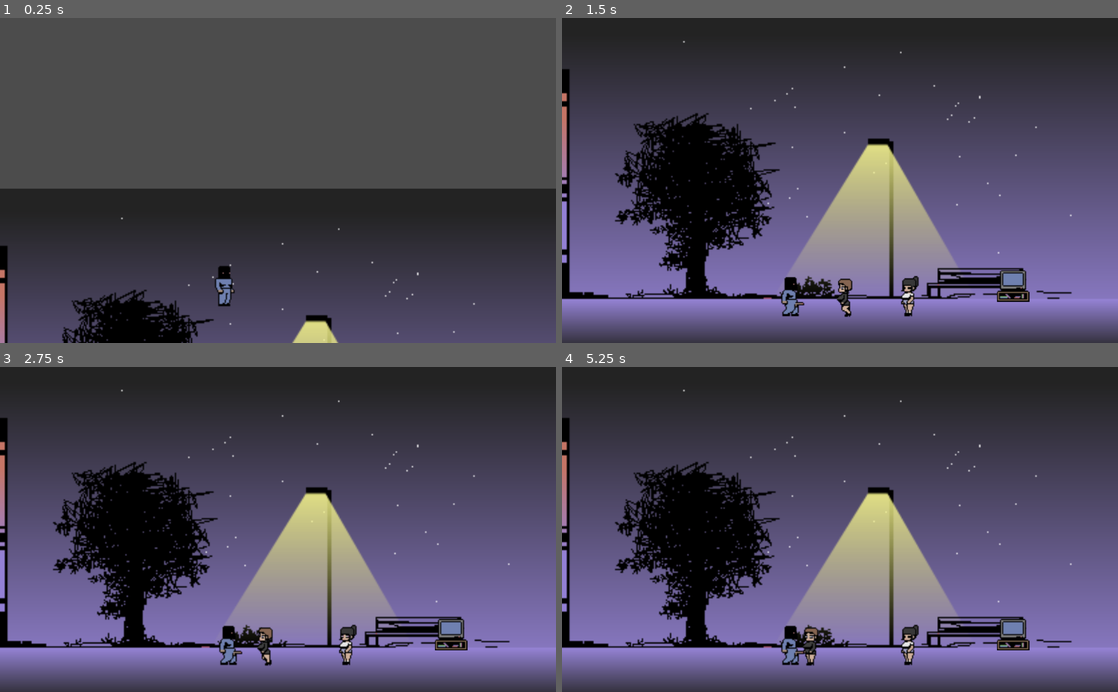
Above: before the commit, frames 1-4 (two rows, left to right).
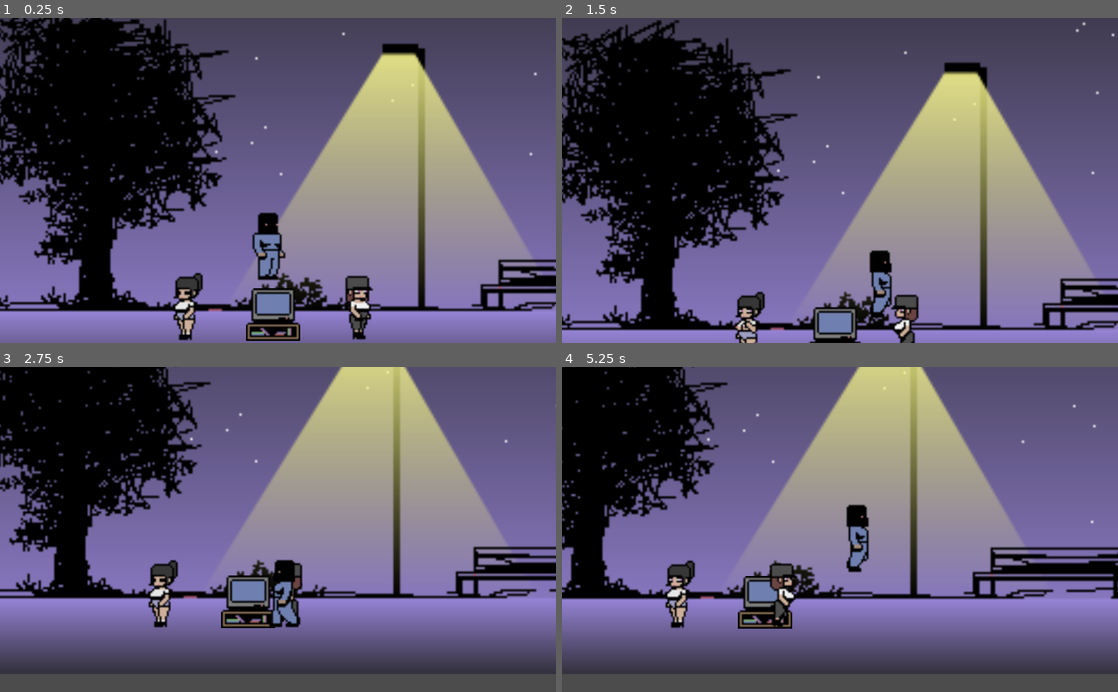
Above: after the commit, the same moments.

Repository: DanteAmano/manyak-game
Game: Godot game, scene res://scenes/train.tscn
The game is run twice, just before and just after one commit, with the same random seed, the same clock (stepped at 60 frames per second) and the same inputs.
Inputs:
- Up to frame 1 (0.25 s): no input
- Up to frame 2 (1.5 s): tap Enter at 0.5 s; hold D (ui_right, bound only after the commit) from 0.53 s (still down); tap W (ui_up, bound only after the commit) at 0.6, 0.77, 1.07 s; tap E (thing_pull_out) at 1.35 s
- Up to frame 3 (2.75 s): tap W (ui_up, bound only after the commit) at 1.52, 1.55, 1.82, 2.1 s; release D (ui_right, bound only after the commit) at 2.03 s; hold A (ui_left, bound only after the commit) from 2.03 s (still down)
- Up to frame 4 (5.25 s): release A (ui_left, bound only after the commit) at 2.78 s; hold D (ui_right, bound only after the commit) 2.78-4.28 s; tap E (thing_pull_out) at 2.85, 4.35 s; tap W (ui_up, bound only after the commit) at 3.02, 3.05, 3.32, 3.6, 3.77, 4.07, 4.52, 4.55, 4.82, 5.1 s; hold A (ui_left, bound only after the commit) 4.28-5.03 s; hold D (ui_right, bound only after the commit) from 5.03 s (still down)

The runs differ from the first frame. In frame 1, 89% of the frame differs, in the area x 0-100%, y 0-100%; in frame 2, 72%; in frame 3, 90%; in frame 4, 91%.

Commit message:
changed sprites

Diff:
--- a/sources/project.godot
+++ b/sources/project.godot
@@ -32,24 +32,48 @@
 
 [input]
 
+ui_left={
+"deadzone": 0.5,
+"events": [ Object(InputEventKey,"resource_local_to_scene":false,"resource_name":"","device":0,"alt":false,"shift":false,"control":false,"meta":false,"command":false,"pressed":false,"scancode":65,"physical_scancode":0,"unicode":0,"echo":false,"script":null)
+, Object(InputEventJoypadButton,"resource_local_to_scene":false,"resource_name":"","device":0,"button_index":14,"pressure":0.0,"pressed":false,"script":null)
+ ]
+}
+ui_right={
+"deadzone": 0.5,
+"events": [ Object(InputEventKey,"resource_local_to_scene":false,"resource_name":"","device":0,"alt":false,"shift":false,"control":false,"meta":false,"command":false,"pressed":false,"scancode":68,"physical_scancode":0,"unicode":0,"echo":false,"script":null)
+, Object(InputEventJoypadButton,"resource_local_to_scene":false,"resource_name":"","device":0,"button_index":15,"pressure":0.0,"pressed":false,"script":null)
+ ]
+}
+ui_up={
+"deadzone": 0.5,
+"events": [ Object(InputEventKey,"resource_local_to_scene":false,"resource_name":"","device":0,"alt":false,"shift":false,"control":false,"meta":false,"command":false,"pressed":false,"scancode":87,"physical_scancode":0,"unicode":0,"echo":false,"script":null)
+, Object(InputEventJoypadButton,"resource_local_to_scene":false,"resource_name":"","device":0,"button_index":12,"pressure":0.0,"pressed":false,"script":null)
+ ]
+}
+ui_down={
+"deadzone": 0.5,
+"events": [ Object(InputEventKey,"resource_local_to_scene":false,"resource_name":"","device":0,"alt":false,"shift":false,"control":false,"meta":false,"command":false,"pressed":false,"scancode":83,"physical_scancode":0,"unicode":0,"echo":false,"script":null)
+, Object(InputEventJoypadButton,"resource_local_to_scene":false,"resource_name":"","device":0,"button_index":13,"pressure":0.0,"pressed":false,"script":null)
+ ]
+}
 ui_dragging={
 "deadzone": 0.5,
-"events": [ Object(InputEventKey,"resource_local_to_scene":false,"resource_name":"","device":0,"alt":false,"shift":false,"control":false,"meta":false,"command":false,"pressed":false,"scancode":81,"unicode":0,"echo":false,"script":null)
+"events": [ Object(InputEventKey,"resource_local_to_scene":false,"resource_name":"","device":0,"alt":false,"shift":false,"control":false,"meta":false,"command":false,"pressed":false,"scancode":16777352,"physical_scancode":0,"unicode":0,"echo":false,"script":null)
  ]
 }
 ui_grab={
 "deadzone": 0.5,
-"events": [ Object(InputEventKey,"resource_local_to_scene":false,"resource_name":"","device":0,"alt":false,"shift":false,"control":false,"meta":false,"command":false,"pressed":false,"scancode":87,"unicode":0,"echo":false,"script":null)
+"events": [ Object(InputEventKey,"resource_local_to_scene":false,"resource_name":"","device":0,"alt":false,"shift":false,"control":false,"meta":false,"command":false,"pressed":false,"scancode":16777351,"physical_scancode":0,"unicode":0,"echo":false,"script":null)
  ]
 }
 thing_pull_out={
 "deadzone": 0.5,
-"events": [ Object(InputEventKey,"resource_local_to_scene":false,"resource_name":"","device":0,"alt":false,"shift":false,"control":false,"meta":false,"command":false,"pressed":false,"scancode":69,"unicode":0,"echo":false,"script":null)
+"events": [ Object(InputEventKey,"resource_local_to_scene":false,"resource_name":"","device":0,"alt":false,"shift":false,"control":false,"meta":false,"command":false,"pressed":false,"scancode":69,"physical_scancode":0,"unicode":0,"echo":false,"script":null)
  ]
 }
 ui_fuck={
 "deadzone": 0.5,
-"events": [ Object(InputEventKey,"resource_local_to_scene":false,"resource_name":"","device":0,"alt":false,"shift":false,"control":false,"meta":false,"command":false,"pressed":false,"scancode":82,"unicode":0,"echo":false,"script":null)
+"events": [ Object(InputEventKey,"resource_local_to_scene":false,"resource_name":"","device":0,"alt":false,"shift":false,"control":false,"meta":false,"command":false,"pressed":false,"scancode":16777353,"physical_scancode":0,"unicode":0,"echo":false,"script":null)
  ]
 }
 
--- a/sources/scenes/Player.tscn
+++ b/sources/scenes/Player.tscn
@@ -28,15 +28,10 @@
 
 [sub_resource type="CapsuleShape2D" id=1]
 radius = 6.45203
-height = 23.6376
+height = 23.0959
 
 [sub_resource type="SpriteFrames" id=2]
 animations = [ {
-"frames": [ ExtResource( 22 ) ],
-"loop": true,
-"name": "idle",
-"speed": 5.0
-}, {
 "frames": [ ExtResource( 12 ), ExtResource( 13 ), ExtResource( 23 ) ],
 "loop": true,
 "name": "dragging",
@@ -60,6 +55,11 @@
 "frames": [ ExtResource( 9 ) ],
 "loop": true,
 "name": "grab",
+"speed": 5.0
+}, {
+"frames": [ ExtResource( 22 ) ],
+"loop": true,
+"name": "idle",
 "speed": 5.0
 }, {
 "frames": [ ExtResource( 1 ) ],
@@ -87,7 +87,7 @@
 script = ExtResource( 6 )
 
 [node name="CollisionShape2D" type="CollisionShape2D" parent="."]
-position = Vector2( 0, -3.25085 )
+position = Vector2( 0, -3 )
 shape = SubResource( 1 )
 
 [node name="ForvardRayCast" type="RayCast2D" parent="."]
@@ -99,7 +99,7 @@
 rotation = 3.14159
 scale = Vector2( 1, -1 )
 frames = SubResource( 2 )
-animation = "dragging"
+animation = "idle"
 playing = true
 script = ExtResource( 18 )
 
@@ -149,14 +149,13 @@
 script = ExtResource( 10 )
 
 [node name="Camera2D" type="Camera2D" parent="."]
+position = Vector2( -44, 61 )
 offset = Vector2( 50, -80 )
 current = true
-zoom = Vector2( 0.5, 0.5 )
+zoom = Vector2( 0.3, 0.3 )
 process_mode = 0
 limit_smoothed = true
 drag_margin_h_enabled = true
 drag_margin_v_enabled = true
 smoothing_enabled = true
 smoothing_speed = 7.0
-drag_margin_left = 0.07
-drag_margin_right = 0.04
--- a/sources/scenes/Victim.tscn
+++ b/sources/scenes/Victim.tscn
@@ -1,53 +1,61 @@
-[gd_scene load_steps=20 format=2]
+[gd_scene load_steps=25 format=2]
 
-[ext_resource path="res://assets/actors/women/girl walk (4).png" type="Texture" id=1]
-[ext_resource path="res://assets/actors/women/girl dr0001.png" type="Texture" id=2]
-[ext_resource path="res://assets/actors/women/girl walk (3).png" type="Texture" id=3]
-[ext_resource path="res://assets/actors/women/girl walk (2).png" type="Texture" id=4]
+[ext_resource path="res://assets/actors/girl2/girl2 walk0005.png" type="Texture" id=1]
+[ext_resource path="res://assets/actors/girl2/girl2 walk0004.png" type="Texture" id=2]
+[ext_resource path="res://assets/actors/girl2/girl2 walk0001.png" type="Texture" id=3]
+[ext_resource path="res://assets/actors/girl2/girl2 walk0002.png" type="Texture" id=4]
 [ext_resource path="res://scripts/victim_states.gd" type="Script" id=5]
 [ext_resource path="res://scripts/victim/idle.gd" type="Script" id=6]
-[ext_resource path="res://assets/actors/women/girl dr0002.png" type="Texture" id=7]
-[ext_resource path="res://assets/actors/women/g panic0002.png" type="Texture" id=8]
-[ext_resource path="res://assets/actors/women/girl walk (1).png" type="Texture" id=9]
+[ext_resource path="res://assets/actors/girl2/girl2 walk0003.png" type="Texture" id=7]
+[ext_resource path="res://assets/actors/girl2/girl2 fuck0001.png" type="Texture" id=8]
+[ext_resource path="res://assets/actors/girl2/girl2 idol0003.png" type="Texture" id=9]
 [ext_resource path="res://scripts/victim/Victim.gd" type="Script" id=10]
 [ext_resource path="res://scripts/victim/panic.gd" type="Script" id=11]
-[ext_resource path="res://assets/actors/women/g idle0001.png" type="Texture" id=12]
+[ext_resource path="res://assets/actors/girl2/girl2 fear0002.png" type="Texture" id=12]
 [ext_resource path="res://scripts/victim/fear.gd" type="Script" id=13]
-[ext_resource path="res://assets/actors/women/g panic0001.png" type="Texture" id=14]
-[ext_resource path="res://assets/actors/women/g idle0003.png" type="Texture" id=15]
-[ext_resource path="res://assets/actors/women/g idle0002.png" type="Texture" id=16]
+[ext_resource path="res://assets/actors/girl2/girl2 panic0001.png" type="Texture" id=14]
+[ext_resource path="res://assets/actors/girl2/girl2 fuck0002.png" type="Texture" id=15]
+[ext_resource path="res://assets/actors/girl2/girl2 fuck0004.png" type="Texture" id=16]
 [ext_resource path="res://scripts/victim/walk.gd" type="Script" id=17]
+[ext_resource path="res://assets/actors/girl2/girl2 fuck0003.png" type="Texture" id=18]
+[ext_resource path="res://assets/actors/girl2/girl2 idol0001.png" type="Texture" id=19]
+[ext_resource path="res://assets/actors/girl2/girl2 idol0002.png" type="Texture" id=20]
+[ext_resource path="res://assets/actors/girl2/girl2 panic0002.png" type="Texture" id=21]
+[ext_resource path="res://assets/actors/girl2/girl2 fear0001.png" type="Texture" id=22]
 
 [sub_resource type="SpriteFrames" id=1]
 animations = [ {
-"frames": [ ExtResource( 12 ), ExtResource( 12 ), ExtResource( 12 ), ExtResource( 16 ), ExtResource( 12 ), ExtResource( 12 ), ExtResource( 12 ), ExtResource( 16 ), ExtResource( 15 ), ExtResource( 15 ), ExtResource( 15 ), ExtResource( 16 ), ExtResource( 15 ), ExtResource( 15 ), ExtResource( 15 ), ExtResource( 16 ) ],
+"frames": [ ExtResource( 22 ), ExtResource( 12 ) ],
+"loop": true,
+"name": "fear",
+"speed": 5.0
+}, {
+"frames": [ ExtResource( 8 ), ExtResource( 15 ), ExtResource( 18 ), ExtResource( 16 ) ],
+"loop": true,
+"name": "fuck",
+"speed": 5.0
+}, {
+"frames": [ ExtResource( 19 ), ExtResource( 19 ), ExtResource( 19 ), ExtResource( 20 ), ExtResource( 9 ), ExtResource( 9 ), ExtResource( 9 ), ExtResource( 20 ) ],
 "loop": true,
 "name": "idle",
 "speed": 2.0
 }, {
-"frames": [ ExtResource( 2 ), ExtResource( 7 ), ExtResource( 2 ), ExtResource( 7 ), ExtResource( 14 ), ExtResource( 7 ), ExtResource( 14 ), ExtResource( 7 ) ],
+"frames": [ ExtResource( 14 ), ExtResource( 21 ) ],
 "loop": true,
-"name": "fear",
+"name": "panic",
 "speed": 5.0
 }, {
-"frames": [ ExtResource( 9 ), ExtResource( 4 ), ExtResource( 3 ), ExtResource( 1 ) ],
+"frames": [ ExtResource( 3 ), ExtResource( 4 ), ExtResource( 7 ), ExtResource( 2 ), ExtResource( 3 ), ExtResource( 4 ), ExtResource( 7 ), ExtResource( 2 ), ExtResource( 1 ), ExtResource( 4 ), ExtResource( 7 ), ExtResource( 2 ) ],
 "loop": true,
 "name": "walk",
-"speed": 5.0
-}, {
-"frames": [ ExtResource( 14 ), ExtResource( 8 ) ],
-"loop": true,
-"name": "panic",
 "speed": 5.0
 } ]
 
 [sub_resource type="CapsuleShape2D" id=2]
 radius = 6.45203
-height = 20.1393
+height = 21.0959
 
-[node name="KinematicBody2D" type="KinematicBody2D" groups=[
-"victim",
-]]
+[node name="KinematicBody2D" type="KinematicBody2D" groups=["victim"]]
 collision_layer = 2
 collision_mask = 2
 script = ExtResource( 10 )
@@ -55,12 +63,12 @@
 [node name="PlayerSprite" type="AnimatedSprite" parent="."]
 frames = SubResource( 1 )
 animation = "idle"
-frame = 2
+frame = 5
 playing = true
 flip_h = true
 
 [node name="CollisionShape2D" type="CollisionShape2D" parent="."]
-position = Vector2( 0, -2 )
+position = Vector2( 0, -1.66684 )
 shape = SubResource( 2 )
 
 [node name="CurrentStateLabel" type="Label" parent="."]
--- a/sources/scenes/poligon.tscn
+++ b/sources/scenes/poligon.tscn
@@ -15,6 +15,10 @@
 "name": "default",
 "speed": 1.0
 } ]
+
+[sub_resource type="CapsuleShape2D" id=17]
+radius = 5.0
+height = 24.0
 
 [sub_resource type="ShaderMaterial" id=10]
 
@@ -41,6 +45,9 @@
 [sub_resource type="RectangleShape2D" id=9]
 extents = Vector2( 23.8553, 252.938 )
 
+[sub_resource type="RectangleShape2D" id=18]
+extents = Vector2( 14, 14.25 )
+
 [node name="Poligon" type="Node2D"]
 
 [node name="Sky0002" type="Sprite" parent="."]
@@ -48,11 +55,18 @@
 scale = Vector2( 1.23269, 1.23269 )
 texture = ExtResource( 9 )
 
-[node name="AnimatedSprite" type="AnimatedSprite" parent="."]
+[node name="StaticBody2D2" type="StaticBody2D" parent="."]
+position = Vector2( -146, 0 )
+
+[node name="AnimatedSprite" type="AnimatedSprite" parent="StaticBody2D2"]
 position = Vector2( 56, -31 )
 frames = SubResource( 1 )
-frame = 1
+frame = 6
 playing = true
+
+[node name="CollisionShape2D" type="CollisionShape2D" parent="StaticBody2D2"]
+position = Vector2( 55, -33 )
+shape = SubResource( 17 )
 
 [node name="floor" type="StaticBody2D" parent="."]
 material = SubResource( 10 )
@@ -93,6 +107,13 @@
 position = Vector2( 152.908, -247.295 )
 shape = SubResource( 9 )
 
-[node name="Gtv" type="Sprite" parent="."]
+[node name="StaticBody2D3" type="StaticBody2D" parent="."]
+position = Vector2( -194, 14 )
+
+[node name="Gtv" type="Sprite" parent="StaticBody2D3"]
 position = Vector2( 151, -44 )
 texture = ExtResource( 2 )
+
+[node name="CollisionShape2D" type="CollisionShape2D" parent="StaticBody2D3"]
+position = Vector2( 151, -43.75 )
+shape = SubResource( 18 )
--- a/sources/scenes/train.tscn
+++ b/sources/scenes/train.tscn
@@ -11,10 +11,11 @@
 position = Vector2( 212.333, 200.333 )
 
 [node name="Player" parent="." instance=ExtResource( 2 )]
-position = Vector2( 153.983, -24.0202 )
+position = Vector2( 166, 115 )
 
 [node name="Victim" parent="." instance=ExtResource( 7 )]
 position = Vector2( 215.333, 169.333 )
+
 [connection signal="change_position" from="Player" to="Victim" method="_on_Player_change_position"]
 [connection signal="is_dragging_victim" from="Player" to="Victim" method="_on_Player_is_dragging_victim"]
 [connection signal="is_grabbing_victim" from="Player" to="Victim" method="_on_Player_is_grabbing_victim"]
Binary file added: sources/assets/actors/girl2/girl2 fear0001.png
Not shown, added: sources/assets/actors/girl2/girl2 fear0001.png.import
Binary file added: sources/assets/actors/girl2/girl2 fear0002.png
Not shown, added: sources/assets/actors/girl2/girl2 fear0002.png.import
Binary file added: sources/assets/actors/girl2/girl2 fuck0001.png
Not shown, added: sources/assets/actors/girl2/girl2 fuck0001.png.import
Binary file added: sources/assets/actors/girl2/girl2 fuck0002.png
Not shown, added: sources/assets/actors/girl2/girl2 fuck0002.png.import
Binary file added: sources/assets/actors/girl2/girl2 fuck0003.png
Not shown, added: sources/assets/actors/girl2/girl2 fuck0003.png.import
Binary file added: sources/assets/actors/girl2/girl2 fuck0004.png
Not shown, added: sources/assets/actors/girl2/girl2 fuck0004.png.import
(and 23 more such lines)
